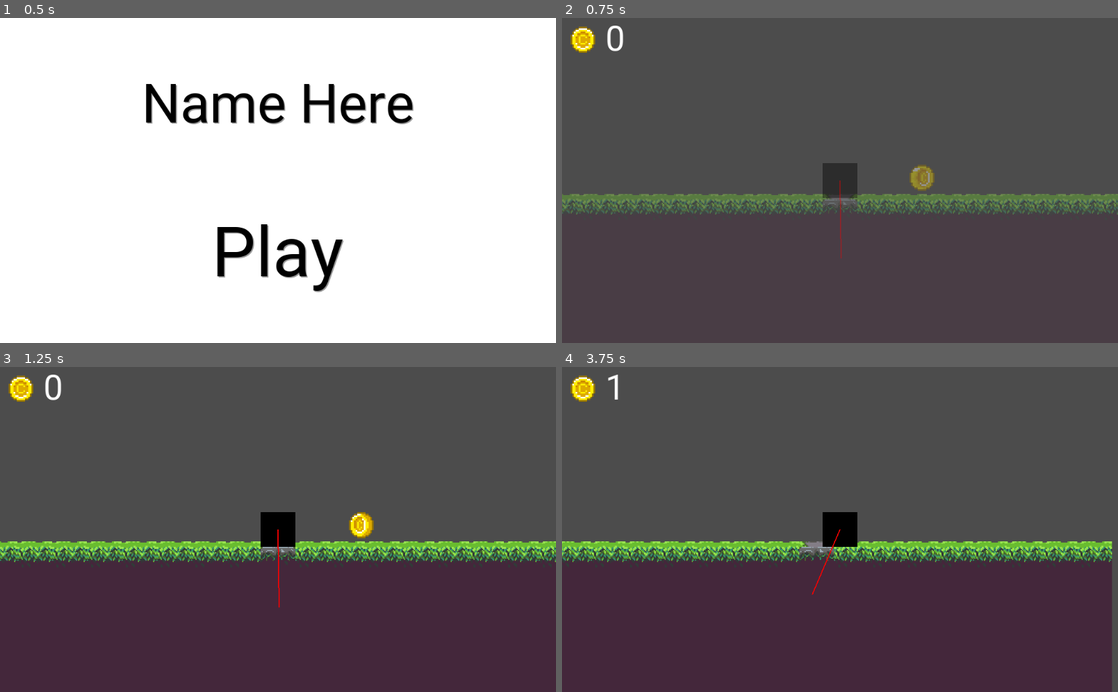
Above: before the commit, frames 1-4 (two rows, left to right).
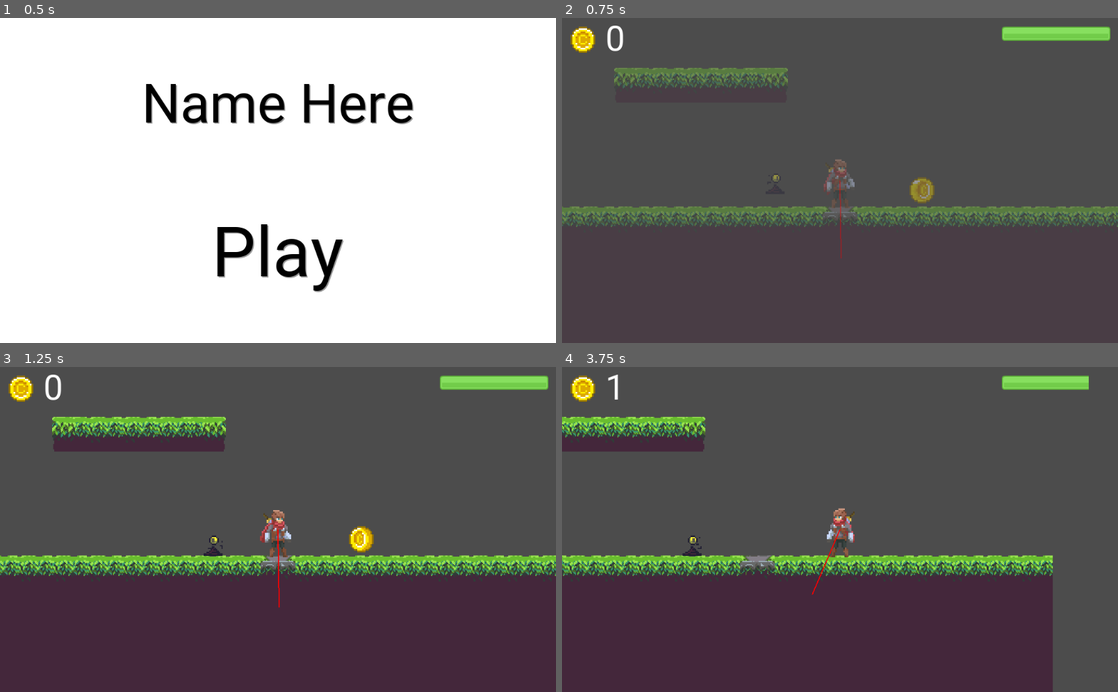
Above: after the commit, the same moments.

Repository: mariothedog/Game-Off-2019-Entry
Game: Godot game, scene res://Scenes/Main Menu.tscn
The game is run twice, just before and just after one commit, with the same random seed, the same clock (stepped at 60 frames per second) and the same inputs.
Inputs (mouse positions are in pixels of both pictures, inside the frame that each line leads up to):
- Up to frame 1 (0.5 s): no input
- Up to frame 2 (0.75 s): click (840, 258) at 0.5 s
- Up to frame 3 (1.25 s): no input
- Up to frame 4 (3.75 s): move the mouse to (962, 513) at 1.27 s; hold Space (low_gravity) 1.28-2.03 s; click (962, 513) at 1.42 s; click (962, 513) at 1.52 s; tap J (add_health, bound only after the commit) at 1.55, 2.1 s; click (962, 513) at 1.82 s; move the mouse to (728, 545) at 2.02 s; click (728, 545) at 2.17 s; click (728, 545) at 2.27 s; tap H (take_damage, bound only after the commit) at 2.3, 2.85 s; click (728, 545) at 2.57 s; move the mouse to (895, 458) at 2.77 s; press the mouse at (895, 458) at 2.78 s; move the mouse to (812, 594) at 3.52 s; release the mouse at (812, 594) at 3.53 s; click (812, 594) at 3.6 s

Frame 1 is identical in both runs. In frame 2, 10% of the frame differs, in the area x 0-100%, y 2-65%; in frame 3, 14%; in frame 4, 17%, in the area x 0-99%, y 2-100%.

Commit message:
Merge Conflict Fix
Co-Authored-By: Manuel Rodriguez <valle.mrv@gmail.com>

Diff:
--- /dev/null
+++ b/Code/Eye Demon.gd
@@ -0,0 +1,23 @@
+extends KinematicBody2D
+
+export var DAMAGE = 10
+export var GRAVITY = Vector2(0, 1300)
+export var KNOCKBACK = Vector2(400, 0)
+
+var velocity = Vector2()
+
+func _physics_process(delta):
+	velocity += GRAVITY * delta
+	velocity = move_and_slide(velocity, Vector2.UP)
+
+func _on_Attack_body_entered(body):
+	if body.name == "Player":
+		body.take_damage(DAMAGE)
+		var dir = (body.position - position).normalized()
+		var kb = KNOCKBACK.rotated(dir.angle())
+		body.knockback(kb)
+		$Attack/CollisionShape2D.set_deferred("disabled", true)
+		$"Attack Cooldown".start()
+
+func _on_Attack_Cooldown_timeout():
+	$Attack/CollisionShape2D.set_deferred("disabled", false)
--- a/Code/HUD.gd
+++ b/Code/HUD.gd
@@ -2,3 +2,9 @@
 
 func _process(_delta):
 	$"Coin Amount".text = str(global.coins)
+
+func _on_Player_update_healthbar(value, type):
+	$"Health Bar/Tween".interpolate_property($"Health Bar",
+	"value", $"Health Bar".value, value,
+	0.2, Tween.TRANS_LINEAR, Tween.EASE_IN_OUT)
+	$"Health Bar/Tween".start()
--- a/Code/Level.gd
+++ b/Code/Level.gd
@@ -6,7 +6,9 @@
 	$Transition.interpolate_property(self, "modulate", Color(1, 1, 1, 0), Color(1, 1, 1, 1), 0.2,
 	Tween.TRANS_LINEAR, Tween.EASE_IN_OUT)
 	$Transition.start()
-	$Player.set_low_gravity_skill(true)
+
+	$Player.can_low_gravity = true
+	$Player.can_double_jump = true
 
 func _draw(): # For debugging
 	var mouse_pos = get_global_mouse_position()
@@ -15,8 +17,11 @@
 func _process(_delta):
 	update()
 
-func _on_Player_jump(duration):
-	var jump_dir = (get_global_mouse_position() - $Player.position).normalized()
+	if modulate.a <= 0:
+		if get_tree().reload_current_scene() != OK:
+			print_debug("An error occured when trying to reload the current scene at Level.gd.")
+
+func _on_Player_jump(duration, jump_dir):
 	var multi = 1 + duration/2
 	multi = min(multi, 1.4)
 	$Player.velocity = jump_dir * $Player.JUMP_SPEED * multi
--- a/Code/Pit_Sensor.gd
+++ b/Code/Pit_Sensor.gd
@@ -3,11 +3,4 @@
 # Pit sensor
 func _on_Pit_sensor_body_entered(body):
 	if body.get_name() == "Player":        # if the body's name is player, the scene will reload
-		$Transition.interpolate_property(get_parent(), "modulate", Color(1, 1, 1, 1), Color(1, 1, 1, 0), 0.35,
-		Tween.TRANS_LINEAR, Tween.EASE_IN_OUT)
-		$Transition.start()
-
-func _process(_delta):
-	if get_parent().modulate.a <= 0:
-		if get_tree().reload_current_scene() != OK:
-			print_debug("An error occured when trying to reload the current scene at Pit_Sensor.gd.")
+		body.die()
--- a/Code/Player.gd
+++ b/Code/Player.gd
@@ -1,6 +1,9 @@
 extends KinematicBody2D
 
 signal jump
+signal update_healthbar
+
+var jump_particles = preload("res://Scenes/Dust Particles.tscn")
 
 #warning-ignore:unused_class_variable
 # JUMP_SPEED is used in Level.gd
@@ -9,59 +12,96 @@
 export var GROUND_RESISTANCE = 0.11
 export var AIR_RESISTANCE = 0.01
 export var LOW_GRAVITY = Vector2(0, 400)
+export var health = 100
 
 var hold_duration = 0
 var velocity = Vector2()
-var is_low_gravity = false
-var gravity_moment = GRAVITY #gravity active
-var can_low_gravity = false #only can if skill activate.
-
-#to set skill outside this class
-func set_low_gravity_skill(a):
-	can_low_gravity = a
-
-var jump_particles = preload("res://Scenes/Jump Particles.tscn")
+
+# Low Gravity skill
+var can_low_gravity = false
+var low_gravity_enabled = false
+
+# Double Jump skill
+var can_double_jump = false
+var jumps = 0
+var can_jump = true # When you auto jump due to the jump bar getting full it starts charging again on the double jump without any player input, this variable stops that
+
+# Animation variables
+var walk_jumping = false
+var is_hurt = false
+
+var dead = false
 
 var map
 
 func _physics_process(delta):
+	input()
 	movement(delta)
 	animate()
 
 func _process(delta):
-	if Input.is_action_pressed("jump") and is_on_floor():
-		hold_duration += delta
+	if Input.is_action_pressed("jump") and can_jump and not dead:
+		if can_double_jump:
+			if (is_on_floor() or jumps < 2):
+				hold_duration += delta
+		else:
+			if is_on_floor():
+				hold_duration += delta
 
 	$"Jump Bar".value = hold_duration/0.8*100
 	if $"Jump Bar".value >= 100:
-		emit_signal("jump", hold_duration)
-		hold_duration = 0
-		if is_low_gravity and $timer_low_gravity.is_stopped():
-			print("holaaa")
-			$timer_low_gravity.start()
+		jump()
+
+func input():
+	if can_low_gravity:
+		if Input.is_action_just_pressed("low_gravity"):
+			low_gravity_enabled = true
+			if $"Low Gravity Timer".is_stopped():
+				$"Low Gravity Timer".start()
+			else:
+				low_gravity_enabled = false
+				$"Low Gravity Timer".stop()
+	if Input.is_action_just_pressed("take_damage"):
+		take_damage(10)
+	if Input.is_action_just_pressed("add_health"):
+		add_health(10)
 
 func _input(event):
-	if event is InputEventMouseButton:
-		if event.button_index == BUTTON_LEFT and not event.is_pressed() and is_on_floor():
-			emit_signal("jump", hold_duration)
-			hold_duration = 0
-			if is_low_gravity and $timer_low_gravity.is_stopped():
-				$timer_low_gravity.start()
-
-	var pressed = Input.is_action_pressed("low_gravity")
-	if pressed and can_low_gravity:
-		gravity_moment = LOW_GRAVITY
-		is_low_gravity = true
-	elif pressed and is_low_gravity:
-		#The player can stop its skill
-		gravity_moment = GRAVITY
-		is_low_gravity = false
-		$timer_low_gravity.stop()
+	if event is InputEventMouseButton and not dead:
+		if event.button_index == BUTTON_LEFT:
+			if not event.is_pressed() and can_jump:
+				if can_double_jump:
+					if (is_on_floor() or jumps < 2):
+						jump()
+				else:
+					if is_on_floor():
+						jump()
+			if event.is_pressed():
+				can_jump = true
+
+func jump():
+	var jump_dir = (get_global_mouse_position() - position).normalized()
+	emit_signal("jump", hold_duration, jump_dir)
+	hold_duration = 0
+	jumps += 1
+	can_jump = false
+	if jump_dir.y < -0.2: # So the jump animation doesn't play if the player is "walk-jumping"
+		$AnimatedSprite.play("jump")
+		walk_jumping = false
+	else:
+		walk_jumping = true
+	is_hurt = false
 
 func movement(delta):
-	velocity += gravity_moment * delta
+	if low_gravity_enabled:
+		velocity += LOW_GRAVITY * delta
+	else:
+		velocity += GRAVITY * delta
 
 	if is_on_floor():
+		if velocity.y > 0:
+			jumps = 0
+
 		velocity.x = lerp(velocity.x, 0, GROUND_RESISTANCE)
 	else:
 		velocity.x = lerp(velocity.x, 0, AIR_RESISTANCE)
@@ -69,22 +109,51 @@
 	velocity = move_and_slide(velocity, Vector2.UP)
 
 func animate():
-	pass
-
-#Timeout that controls the low gravity
-#This sets the length of time this skill
-func _on_low_gravity_timeout():
-	gravity_moment = GRAVITY
-	is_low_gravity = false
-	print("caracola")
+	if velocity.x != 0:
+		$AnimatedSprite.flip_h = velocity.x < 0
+
+	if not dead and not is_hurt:
+		if is_on_floor():
+			$AnimatedSprite.play("idle")
+		else:
+			if velocity.y >= 0 and not walk_jumping:
+				$AnimatedSprite.play("fall")
+
+func take_damage(amount):
+	health -= amount
+	if health <= 0:
+		dead = true
+		$AnimatedSprite.play("die")
+	else:
+		if is_on_floor():
+			is_hurt = true
+			$AnimatedSprite.play("hurt")
+
+	emit_signal("update_healthbar", health, "dmg")
+
+func add_health(amount):
+	health += amount
+	health = min(100, health) # So the player can't get more than 100 health
+
+	emit_signal("update_healthbar", health, "heal")
+
+func knockback(amount):
+	velocity += amount
+
+func die():
+	var transition = get_parent().get_node("Transition")
+	transition.interpolate_property(get_parent(), "modulate", Color(1, 1, 1, 1), Color(1, 1, 1, 0), 0.35,
+	Tween.TRANS_LINEAR, Tween.EASE_IN_OUT)
+	transition.start()
+	dead = true
 
 func pickup_coin(body):
 	if body.name == "Player":
 		global.coins += 1
 
-func _on_Player_jump(_duration):
+func _on_Player_jump(_duration, _jump_dir):
 	var mouse_pos_offsetted = get_global_mouse_position() - position
-	if mouse_pos_offsetted.y > 0:
+	if mouse_pos_offsetted.y > 0 or not is_on_floor():
 		return
 
 	if map:
@@ -100,6 +169,9 @@
 			if tile_below == -1:
 				map_pos_below.x += 2 # Check tile to the right
 				tile_below = map.get_cellv(map_pos_below)
+
+			if tile_below == -1:
+				return
 
 		var tile_below_name = map.tile_set.tile_get_name(tile_below)
 
@@ -116,3 +188,17 @@
 			j_p.process_material.gravity.y = -20
 		j_p.emitting = true
 		get_parent().add_child(j_p)
+
+func _on_Low_Gravity_Timer_timeout():
+	low_gravity_enabled = false
+
+func _on_AnimatedSprite_animation_finished():
+	if $AnimatedSprite.animation == "jump": # So the jump animation doesn't loop
+		$AnimatedSprite.stop()
+		$AnimatedSprite.frame = 1
+	elif $AnimatedSprite.animation == "hurt":
+		is_hurt = false
+	elif $AnimatedSprite.animation == "die":
+		$AnimatedSprite.stop()
+		$AnimatedSprite.frame = 4
+		die()
--- a/Scenes/Jump Particles.tscn
+++ b/Scenes/Dust Particles.tscn
@@ -1,6 +1,6 @@
 [gd_scene load_steps=3 format=2]
 
-[ext_resource path="res://Code/Jump Particles.gd" type="Script" id=1]
+[ext_resource path="res://Code/Dust Particles.gd" type="Script" id=1]
 
 [sub_resource type="ParticlesMaterial" id=1]
 emission_shape = 2
@@ -8,13 +8,12 @@
 flag_disable_z = true
 gravity = Vector3( 0, 20, 0 )
 initial_velocity = 50.0
-angular_velocity = 0.0
 orbit_velocity = 0.0
 orbit_velocity_random = 0.0
 scale = 4.0
 color = Color( 0.521569, 0.490196, 0.529412, 1 )
 
-[node name="Jump Particles" type="Particles2D"]
+[node name="Dust Particles" type="Particles2D"]
 z_index = -2
 emitting = false
 amount = 6
--- /dev/null
+++ b/Scenes/Eye Demon.tscn
@@ -0,0 +1,46 @@
+[gd_scene load_steps=9 format=2]
+
+[ext_resource path="res://Code/Eye Demon.gd" type="Script" id=1]
+[ext_resource path="res://Art/Placeholder/Enemies/Eye Demon/idle1.png" type="Texture" id=2]
+[ext_resource path="res://Art/Placeholder/Enemies/Eye Demon/idle2.png" type="Texture" id=3]
+[ext_resource path="res://Art/Placeholder/Enemies/Eye Demon/idle3.png" type="Texture" id=4]
+[ext_resource path="res://Art/Placeholder/Enemies/Eye Demon/idle4.png" type="Texture" id=5]
+
+[sub_resource type="SpriteFrames" id=1]
+animations = [ {
+"frames": [ ExtResource( 2 ), ExtResource( 3 ), ExtResource( 4 ), ExtResource( 5 ) ],
+"loop": true,
+"name": "idle",
+"speed": 5.0
+} ]
+
+[sub_resource type="RectangleShape2D" id=2]
+extents = Vector2( 15, 18 )
+
+[sub_resource type="RectangleShape2D" id=3]
+extents = Vector2( 20, 20 )
+
+[node name="Eye Demon" type="KinematicBody2D"]
+script = ExtResource( 1 )
+
+[node name="AnimatedSprite" type="AnimatedSprite" parent="."]
+scale = Vector2( 2.5, 2.5 )
+frames = SubResource( 1 )
+animation = "idle"
+frame = 3
+playing = true
+
+[node name="CollisionShape2D" type="CollisionShape2D" parent="."]
+position = Vector2( 0, 1 )
+shape = SubResource( 2 )
+
+[node name="Attack" type="Area2D" parent="."]
+
+[node name="CollisionShape2D" type="CollisionShape2D" parent="Attack"]
+shape = SubResource( 3 )
+
+[node name="Attack Cooldown" type="Timer" parent="."]
+one_shot = true
+
+[connection signal="body_entered" from="Attack" to="." method="_on_Attack_body_entered"]
+[connection signal="timeout" from="Attack Cooldown" to="." method="_on_Attack_Cooldown_timeout"]
--- a/Scenes/HUD.tscn
+++ b/Scenes/HUD.tscn
@@ -1,9 +1,9 @@
-[gd_scene load_steps=5 format=2]
+[gd_scene load_steps=6 format=2]
 
 [ext_resource path="res://Code/HUD.gd" type="Script" id=1]
 [ext_resource path="res://Art/Pickupables/Coins.png" type="Texture" id=2]
 [ext_resource path="res://Fonts/Roboto-Regular.ttf" type="DynamicFontData" id=3]
-
+[ext_resource path="res://Art/Placeholder/UI/Jump Bar.png" type="Texture" id=4]
 
 [sub_resource type="DynamicFont" id=1]
 size = 64
@@ -24,3 +24,15 @@
 margin_bottom = 76.0
 custom_fonts/font = SubResource( 1 )
 text = "0"
+
+[node name="Health Bar" type="TextureProgress" parent="."]
+anchor_left = 1.0
+anchor_right = 1.0
+margin_left = -214.0
+margin_top = 16.0
+margin_right = -14.0
+margin_bottom = 42.0
+value = 100.0
+texture_progress = ExtResource( 4 )
+
+[node name="Tween" type="Tween" parent="Health Bar"]
--- a/Scenes/Level 1.tscn
+++ b/Scenes/Level 1.tscn
@@ -6,6 +6,7 @@
 [ext_resource path="res://Scenes/HUD.tscn" type="PackedScene" id=4]
 [ext_resource path="res://Scenes/Pit_Sensor.tscn" type="PackedScene" id=5]
 [ext_resource path="res://Scenes/Coin.tscn" type="PackedScene" id=6]
+[ext_resource path="res://Scenes/Eye Demon.tscn" type="PackedScene" id=7]
 
 [sub_resource type="ConvexPolygonShape2D" id=1]
 points = PoolVector2Array( 0, 0, 64, 0, 64, 64, 0, 64 )
@@ -139,7 +140,7 @@
 z_index = -2
 tile_set = SubResource( 8 )
 format = 1
-tile_data = PoolIntArray( 65527, 1, 0, 65528, 1, 0, 65529, 1, 0, 6 …(4555 unchanged characters)…
+tile_data = PoolIntArray( -196615, 3, 0, -196614, 1, 0, -196613, 1, 0, -196612, 1, 0, -196611, 536870915, 0, 65527, 1, 0, 65528, 1, 0, 65529, 1, 0, 6 …(4555 unchanged characters)…
 
 [node name="Player" parent="." instance=ExtResource( 3 )]
 position = Vector2( -32, -30 )
@@ -165,4 +166,8 @@
 [node name="Coin" parent="Coins" instance=ExtResource( 6 )]
 position = Vector2( 120, -30 )
 
+[node name="Eye Demon" parent="." instance=ExtResource( 7 )]
+position = Vector2( -151.4, -49.2592 )
+
 [connection signal="jump" from="Player" to="." method="_on_Player_jump"]
+[connection signal="update_healthbar" from="Player" to="HUD" method="_on_Player_update_healthbar"]
--- a/Scenes/Player.tscn
+++ b/Scenes/Player.tscn
@@ -1,25 +1,80 @@
-[gd_scene load_steps=5 format=2]
+[gd_scene load_steps=23 format=2]
 
 [ext_resource path="res://Code/Player.gd" type="Script" id=1]
-[ext_resource path="res://Art/Placeholder/Player/Player.png" type="Texture" id=2]
-[ext_resource path="res://Art/Placeholder/UI/Jump Bar.png" type="Texture" id=3]
+[ext_resource path="res://Art/Placeholder/Player/idle/adventurer-idle-00.png" type="Texture" id=2]
+[ext_resource path="res://Art/Placeholder/Player/idle/adventurer-idle-01.png" type="Texture" id=3]
+[ext_resource path="res://Art/Placeholder/Player/idle/adventurer-idle-02.png" type="Texture" id=4]
+[ext_resource path="res://Art/Placeholder/Player/idle/adventurer-idle-03.png" type="Texture" id=5]
+[ext_resource path="res://Art/Placeholder/Player/die/adventurer-die-02.png" type="Texture" id=6]
+[ext_resource path="res://Art/Placeholder/Player/die/adventurer-die-03.png" type="Texture" id=7]
+[ext_resource path="res://Art/Placeholder/Player/die/adventurer-die-04.png" type="Texture" id=8]
+[ext_resource path="res://Art/Placeholder/Player/die/adventurer-die-05.png" type="Texture" id=9]
+[ext_resource path="res://Art/Placeholder/Player/die/adventurer-die-06.png" type="Texture" id=10]
+[ext_resource path="res://Art/Placeholder/Player/jump/adventurer-jump-02.png" type="Texture" id=11]
+[ext_resource path="res://Art/Placeholder/Player/jump/adventurer-jump-03.png" type="Texture" id=12]
+[ext_resource path="res://Art/Placeholder/Player/fall/adventurer-fall-00.png" type="Texture" id=13]
+[ext_resource path="res://Art/Placeholder/Player/fall/adventurer-fall-01.png" type="Texture" id=14]
+[ext_resource path="res://Art/Placeholder/Player/hurt/adventurer-hurt-00.png" type="Texture" id=15]
+[ext_resource path="res://Art/Placeholder/Player/hurt/adventurer-hurt-01.png" type="Texture" id=16]
+[ext_resource path="res://Art/Placeholder/Player/hurt/adventurer-hurt-02.png" type="Texture" id=17]
+[ext_resource path="res://Art/Placeholder/Player/wall/adventurer-wall-slide-00.png" type="Texture" id=18]
+[ext_resource path="res://Art/Placeholder/Player/wall/adventurer-wall-slide-01.png" type="Texture" id=19]
+[ext_resource path="res://Art/Placeholder/UI/Jump Bar.png" type="Texture" id=20]
 
-[sub_resource type="RectangleShape2D" id=1]
-extents = Vector2( 28, 22 )
+[sub_resource type="SpriteFrames" id=1]
+animations = [ {
+"frames": [ ExtResource( 2 ), ExtResource( 3 ), ExtResource( 4 ), ExtResource( 5 ) ],
+"loop": true,
+"name": "idle",
+"speed": 5.0
+}, {
+"frames": [ ExtResource( 6 ), ExtResource( 7 ), ExtResource( 8 ), ExtResource( 9 ), ExtResource( 10 ) ],
+"loop": true,
+"name": "die",
+"speed": 5.0
+}, {
+"frames": [ ExtResource( 11 ), ExtResource( 12 ) ],
+"loop": true,
+"name": "jump",
+"speed": 5.0
+}, {
+"frames": [ ExtResource( 13 ), ExtResource( 14 ) ],
+"loop": true,
+"name": "fall",
+"speed": 5.0
+}, {
+"frames": [ ExtResource( 15 ), ExtResource( 16 ), ExtResource( 17 ) ],
+"loop": true,
+"name": "hurt",
+"speed": 5.0
+}, {
+"frames": [ ExtResource( 18 ), ExtResource( 19 ) ],
+"loop": true,
+"name": "wall",
+"speed": 5.0
+} ]
+
+[sub_resource type="RectangleShape2D" id=2]
+extents = Vector2( 24, 40 )
 
 [node name="Player" type="KinematicBody2D"]
 script = ExtResource( 1 )
+
+[node name="AnimatedSprite" type="AnimatedSprite" parent="."]
+scale = Vector2( 3, 3 )
+z_index = -1
+frames = SubResource( 1 )
+animation = "idle"
+frame = 2
+playing = true
 
 [node name="Camera2D" type="Camera2D" parent="."]
 current = true
 limit_left = -550
 
-[node name="Sprite" type="Sprite" parent="."]
-z_index = -1
-texture = ExtResource( 2 )
-
 [node name="CollisionShape2D" type="CollisionShape2D" parent="."]
-shape = SubResource( 1 )
+position = Vector2( -1.19165, 8.3415 )
+shape = SubResource( 2 )
 
 [node name="Jump Bar" type="TextureProgress" parent="."]
 margin_left = -5.0
@@ -28,10 +83,12 @@
 margin_bottom = -8.99997
 rect_rotation = -90.0
 rect_scale = Vector2( 0.32, 0.4 )
-texture_progress = ExtResource( 3 )
+texture_progress = ExtResource( 20 )
 
-[node name="timer_low_gravity" type="Timer" parent="."]
+[node name="Low Gravity Timer" type="Timer" parent="."]
 wait_time = 5.0
 one_shot = true
 
 [connection signal="jump" from="." to="." method="_on_Player_jump"]
+[connection signal="animation_finished" from="AnimatedSprite" to="." method="_on_AnimatedSprite_animation_finished"]
+[connection signal="timeout" from="Low Gravity Timer" to="." method="_on_Low_Gravity_Timer_timeout"]
--- a/project.godot
+++ b/project.godot
@@ -58,6 +58,16 @@
 "events": [ Object(InputEventKey,"resource_local_to_scene":false,"resource_name":"","device":0,"alt":false,"shift":false,"control":false,"meta":false,"command":false,"pressed":false,"scancode":32,"unicode":0,"echo":false,"script":null)
  ]
 }
+take_damage={
+"deadzone": 0.5,
+"events": [ Object(InputEventKey,"resource_local_to_scene":false,"resource_name":"","device":0,"alt":false,"shift":false,"control":false,"meta":false,"command":false,"pressed":false,"scancode":72,"unicode":0,"echo":false,"script":null)
+ ]
+}
+add_health={
+"deadzone": 0.5,
+"events": [ Object(InputEventKey,"resource_local_to_scene":false,"resource_name":"","device":0,"alt":false,"shift":false,"control":false,"meta":false,"command":false,"pressed":false,"scancode":74,"unicode":0,"echo":false,"script":null)
+ ]
+}
 
 [rendering]
 
Binary file added: Art/Placeholder/Enemies/Eye Demon/idle1.png
Not shown, added: Art/Placeholder/Enemies/Eye Demon/idle1.png.import
Binary file added: Art/Placeholder/Enemies/Eye Demon/idle2.png
Not shown, added: Art/Placeholder/Enemies/Eye Demon/idle2.png.import
Binary file added: Art/Placeholder/Enemies/Eye Demon/idle3.png
Not shown, added: Art/Placeholder/Enemies/Eye Demon/idle3.png.import
Binary file added: Art/Placeholder/Enemies/Eye Demon/idle4.png
Not shown, added: Art/Placeholder/Enemies/Eye Demon/idle4.png.import
Binary file removed: Art/Placeholder/Player/Player.png
Binary file added: Art/Placeholder/Player/die/adventurer-die-02.png
Not shown, added: Art/Placeholder/Player/die/adventurer-die-02.png.import
Binary file added: Art/Placeholder/Player/die/adventurer-die-03.png
(and 36 more such lines)
